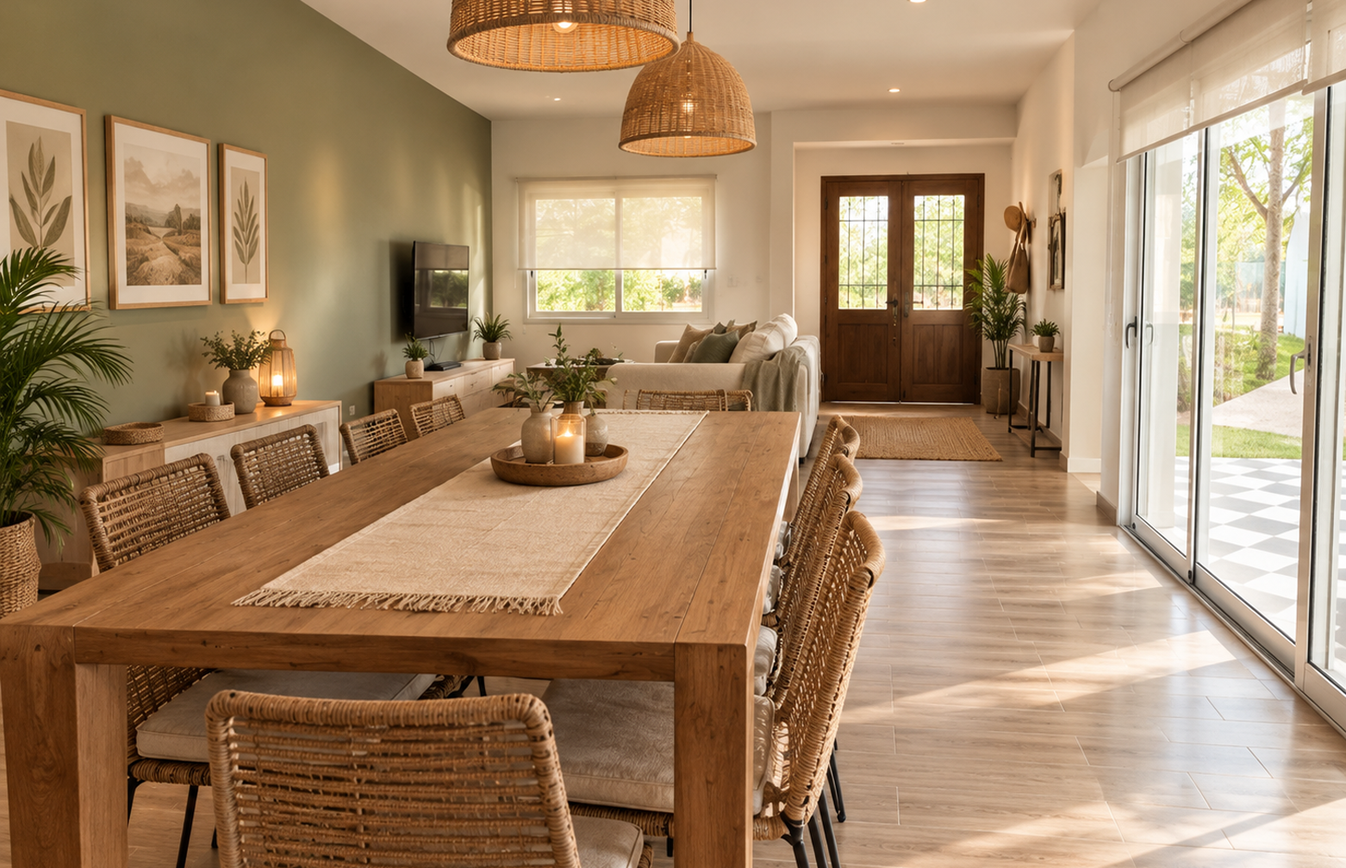
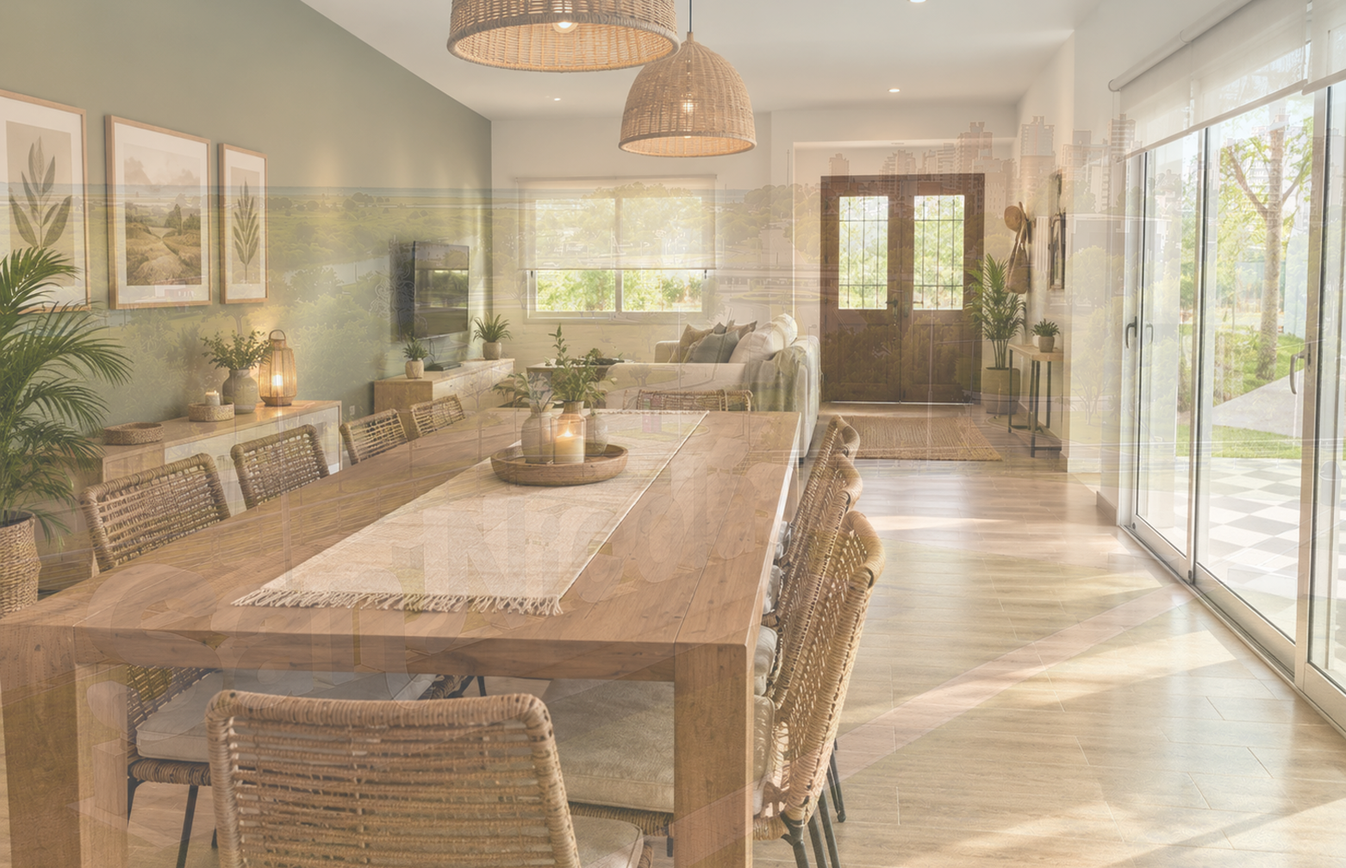
Comparing the layer stacks of the two 1346px x 868px images. Changes:
"Capa 1": opacity 100% → 67% over (x1=0, y1=0, x2=1346, y2=868)
renamed "Fondo" to "Capa 0", showed it, opacity 100% → 33% over (x1=0, y1=0, x2=1346, y2=868)
